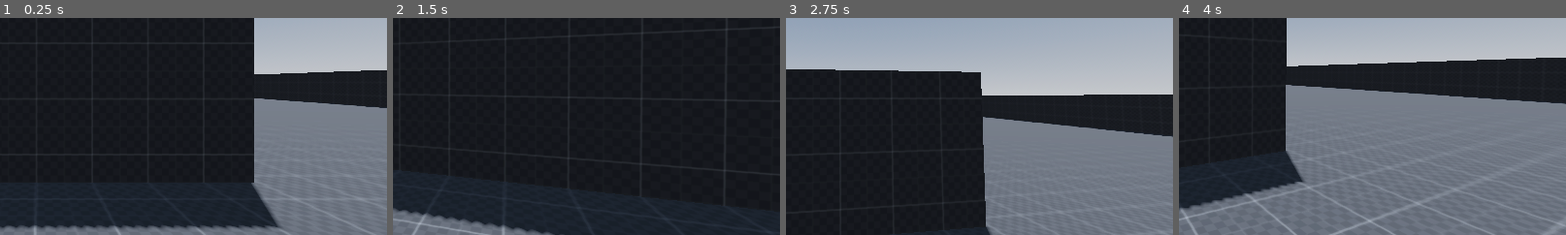
Above: before the commit, frames 1-4 (left to right).
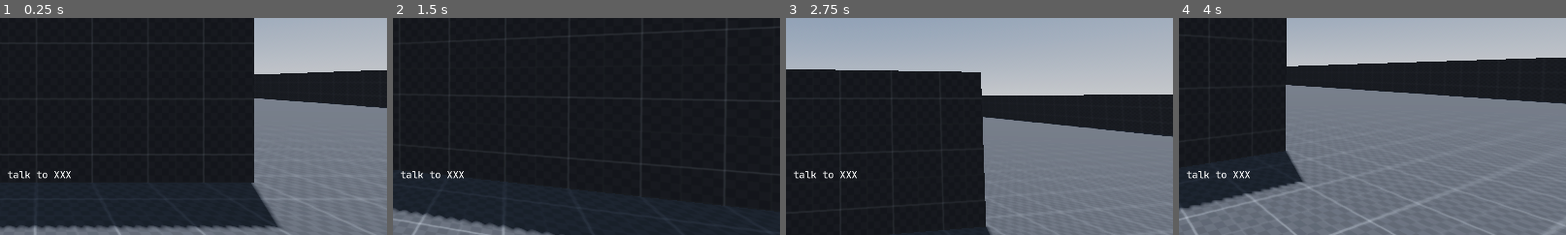
Above: after the commit, the same moments.

Repository: Zhiyi-Yang-YU/Outside-Skyline-AlphaTest
Game: Godot game, scene res://OutsideSkyline_Alpha/Scene/Level/Level_0.tscn
Same seed, same stepped clock (60 frames per second), same inputs: the game is played once before the commit and once after it.
Inputs (mouse positions are % of the whole screen's width and height, from its top left):
- Up to frame 1 (0.25 s): no input
- Up to frame 2 (1.5 s): move the mouse to (55, 50) at 0.52 s; tap Enter at 1.25 s; move the mouse to (45, 50) at 1.27 s
- Up to frame 3 (2.75 s): tap Space at 2 s; move the mouse to (52, 48) at 2.02 s
- Up to frame 4 (4 s): move the mouse to (49, 52) at 2.77 s; tap Enter at 3.5 s; move the mouse to (57, 51) at 3.52 s
The pictures show only the part of the screen within x 45-95%, y 35-85%; the shares and areas given below are measured in that part.

The runs differ from the first frame. In frame 1, 0.2% of the frame differs, in the area x 2-19%, y 70-75%; in frame 2, 0.2%; in frame 3, 0.2%; in frame 4, 0.2%.

Commit message:
显示可交互标签（没做完）

Diff:
--- a/OutsideSkyline_Alpha/Scene/Level/Level_0.tscn
+++ b/OutsideSkyline_Alpha/Scene/Level/Level_0.tscn
@@ -7,11 +7,16 @@
 [ext_resource type="PackedScene" uid="uid://c0s8kdotmhivi" path="res://OutsideSkyline_Alpha/Scene/Character/Player.tscn" id="5_gsoxp"]
 [ext_resource type="Script" path="res://OutsideSkyline_Alpha/Script/GameplayUI/GameplayUI_Manager.gd" id="5_p43ex"]
 [ext_resource type="FontFile" uid="uid://dq84fvkbrfrj3" path="res://OutsideSkyline_Alpha/Font/JetBrainsMono-Bold.ttf" id="6_d8lwe"]
+[ext_resource type="FontFile" uid="uid://4hxhewmwpgm8" path="res://OutsideSkyline_Alpha/Font/JetBrainsMono-Medium.ttf" id="7_rodwu"]
 [ext_resource type="Script" path="res://OutsideSkyline_Alpha/Script/Level/Level_0.gd" id="8_7m76s"]
 
 [sub_resource type="LabelSettings" id="LabelSettings_2r3r2"]
 font = ExtResource("6_d8lwe")
 font_size = 40
+
+[sub_resource type="LabelSettings" id="LabelSettings_d2lrq"]
+font = ExtResource("7_rodwu")
+font_size = 24
 
 [sub_resource type="ProceduralSkyMaterial" id="ProceduralSkyMaterial_jnkxl"]
 sky_horizon_color = Color(0.64625, 0.65575, 0.67075, 1)
@@ -166,6 +171,35 @@
 horizontal_alignment = 1
 vertical_alignment = 1
 
+[node name="Control_GamePlayUI" type="Control" parent="UI"]
+layout_mode = 3
+anchors_preset = 15
+anchor_right = 1.0
+anchor_bottom = 1.0
+grow_horizontal = 2
+grow_vertical = 2
+mouse_filter = 2
+
+[node name="HBoxContainer" type="HBoxContainer" parent="UI/Control_GamePlayUI"]
+layout_mode = 1
+anchors_preset = 8
+anchor_left = 0.5
+anchor_top = 0.5
+anchor_right = 0.5
+anchor_bottom = 0.5
+offset_left = -112.0
+offset_top = 210.0
+offset_right = 112.0
+offset_bottom = 250.0
+grow_horizontal = 2
+grow_vertical = 2
+alignment = 1
+
+[node name="Label" type="Label" parent="UI/Control_GamePlayUI/HBoxContainer"]
+layout_mode = 2
+text = "talk to XXX"
+label_settings = SubResource("LabelSettings_d2lrq")
+
 [node name="GameManager" type="Node3D" parent="."]
 script = ExtResource("3_gjmi4")
 
--- a/OutsideSkyline_Alpha/Script/NPC.gd
+++ b/OutsideSkyline_Alpha/Script/NPC.gd
@@ -4,6 +4,7 @@
 var canInteractNow: bool = false
 
 @export var npcName: String = "default NPC Name"
+@export var npcInteractInfo: Label
 var canInteractLabel: String = "Press 'E' to interact with XXX"
 var canNOTInteractLabel: String = "cannot talk to XXX"
 
Not shown: 1 places in OutsideSkyline_Alpha/Scene/Level/Level_0.tscn that only renumber resources
